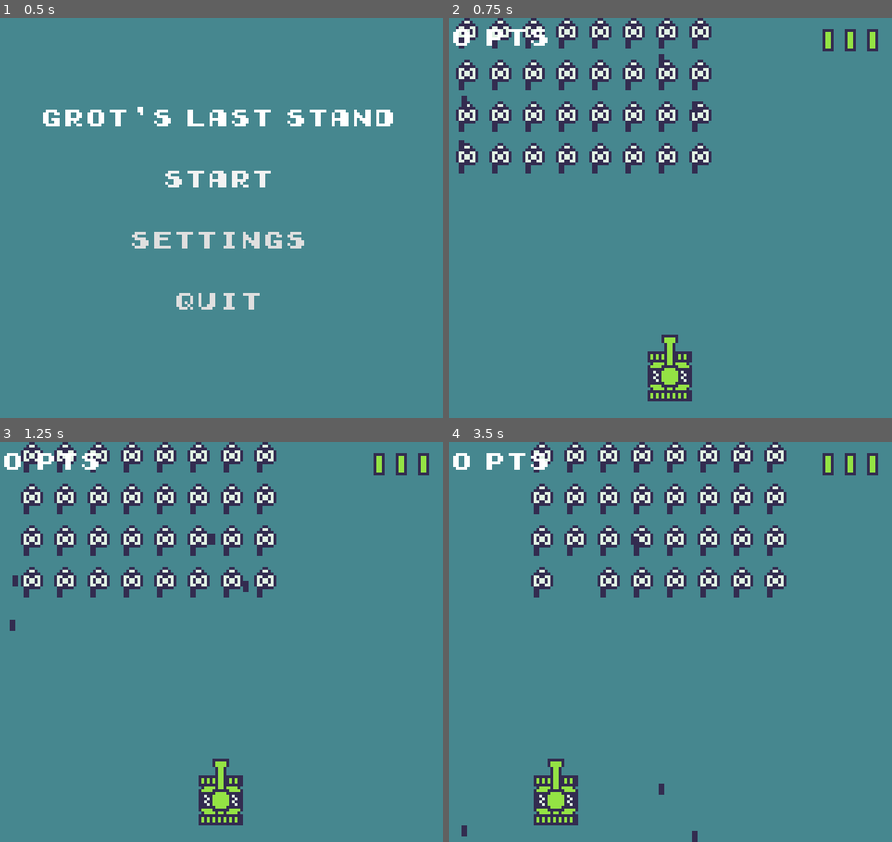
Above: before the commit, frames 1-4 (two rows, left to right).
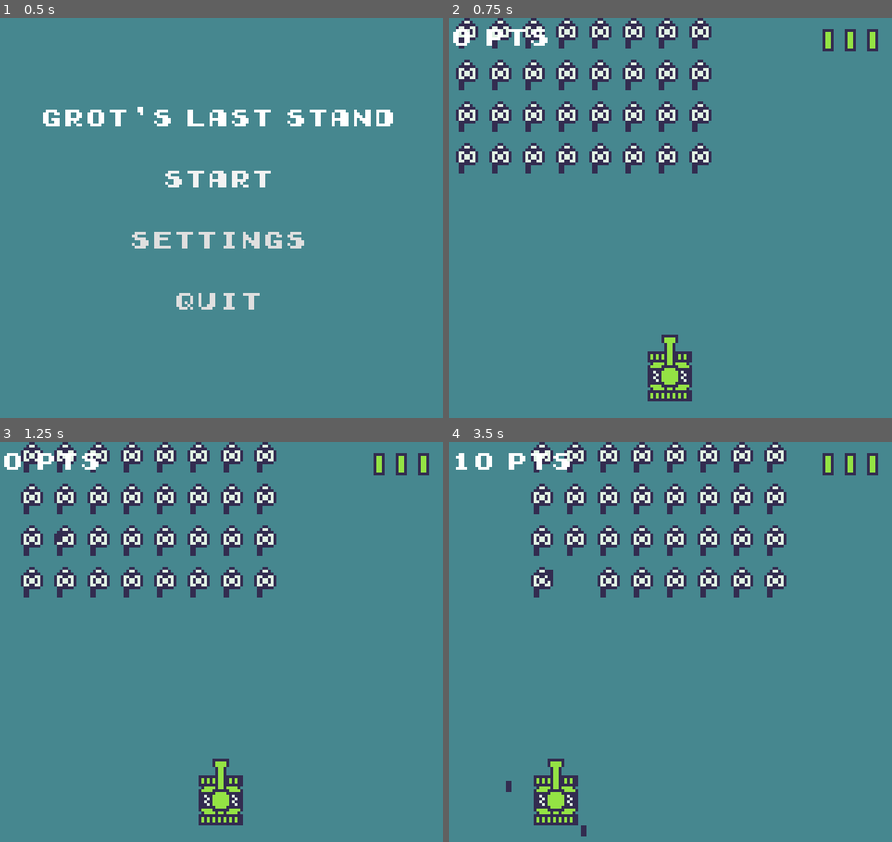
Above: after the commit, the same moments.

Repository: NoFoxTuGiv/grots-last-stand
Game: Godot game, scene res://scenes/ui/main_menu.tscn
The game is run twice, just before and just after one commit, with the same random seed, the same clock (stepped at 60 frames per second) and the same inputs.
Inputs:
- Up to frame 1 (0.5 s): no input
- Up to frame 2 (0.75 s): click "Start" at 0.5 s
- Up to frame 3 (1.25 s): no input
- Up to frame 4 (3.5 s): hold A (move_l) 1.28-2.03 s; tap D (move_r) at 2.1 s; tap Space (shoot) at 2.85 s

Frame 1 is identical in both runs. In frame 2, 0.1% of the frame differs, in the area x 2-57%, y 9-33%; in frame 3, 0.2%; in frame 4, 0.7%, in the area x 0-57%, y 2-100%.

Commit message:
Added Score Improved shooting

Diff:
--- a/project.godot
+++ b/project.godot
@@ -40,23 +40,35 @@
 "deadzone": 0.5,
 "events": [Object(InputEventKey,"resource_local_to_scene":false,"resource_name":"","device":-1,"window_id":0,"alt_press …(191 unchanged characters)…
 , Object(InputEventKey,"resource_local_to_scene":false,"resource_name":"","device":-1,"window_id":0,"alt_pressed":false …(186 unchanged characters)…
+, Object(InputEventJoypadMotion,"resource_local_to_scene":false,"resource_name":"","device":-1,"axis":0,"axis_value":-1.0,"script":null)
+, Object(InputEventJoypadButton,"resource_local_to_scene":false,"resource_name":"","device":-1,"button_index":13,"pressure":0.0,"pressed":true,"script":null)
 ]
 }
 move_r={
 "deadzone": 0.5,
 "events": [Object(InputEventKey,"resource_local_to_scene":false,"resource_name":"","device":-1,"window_id":0,"alt_press …(192 unchanged characters)…
 , Object(InputEventKey,"resource_local_to_scene":false,"resource_name":"","device":-1,"window_id":0,"alt_pressed":false …(186 unchanged characters)…
+, Object(InputEventJoypadButton,"resource_local_to_scene":false,"resource_name":"","device":-1,"button_index":14,"pressure":0.0,"pressed":true,"script":null)
+, Object(InputEventJoypadMotion,"resource_local_to_scene":false,"resource_name":"","device":-1,"axis":0,"axis_value":1.0,"script":null)
 ]
 }
 shoot={
 "deadzone": 0.5,
 "events": [Object(InputEventKey,"resource_local_to_scene":false,"resource_name":"","device":-1,"window_id":0,"alt_press …(191 unchanged characters)…
 , Object(InputEventKey,"resource_local_to_scene":false,"resource_name":"","device":-1,"window_id":0,"alt_pressed":false …(186 unchanged characters)…
+, Object(InputEventJoypadButton,"resource_local_to_scene":false,"resource_name":"","device":-1,"button_index":0,"pressure":0.0,"pressed":true,"script":null)
+, Object(InputEventJoypadButton,"resource_local_to_scene":false,"resource_name":"","device":-1,"button_index":1,"pressure":0.0,"pressed":true,"script":null)
+, Object(InputEventJoypadButton,"resource_local_to_scene":false,"resource_name":"","device":-1,"button_index":3,"pressure":0.0,"pressed":true,"script":null)
+, Object(InputEventJoypadButton,"resource_local_to_scene":false,"resource_name":"","device":-1,"button_index":2,"pressure":0.0,"pressed":true,"script":null)
+, Object(InputEventJoypadMotion,"resource_local_to_scene":false,"resource_name":"","device":-1,"axis":5,"axis_value":1.0,"script":null)
+, Object(InputEventJoypadButton,"resource_local_to_scene":false,"resource_name":"","device":-1,"button_index":10,"pressure":0.0,"pressed":true,"script":null)
 ]
 }
 pause={
 "deadzone": 0.5,
 "events": [Object(InputEventKey,"resource_local_to_scene":false,"resource_name":"","device":-1,"window_id":0,"alt_press …(195 unchanged characters)…
+, Object(InputEventJoypadButton,"resource_local_to_scene":false,"resource_name":"","device":-1,"button_index":6,"pressure":0.0,"pressed":true,"script":null)
+, Object(InputEventJoypadButton,"resource_local_to_scene":false,"resource_name":"","device":-1,"button_index":4,"pressure":0.0,"pressed":true,"script":null)
 ]
 }
 
--- a/scenes/game.tscn
+++ b/scenes/game.tscn
@@ -6,6 +6,8 @@
 [ext_resource type="Texture2D" uid="uid://cygj6j8i4j3ys" path="res://assets/sprites/Grot.png" id="2_31k3w"]
 [ext_resource type="Texture2D" uid="uid://2mdkl6w6job4" path="res://assets/ui/health.png" id="3_p57ef"]
 [ext_resource type="Script" uid="uid://bbyp7y107rufj" path="res://scripts/ui/pause_menu.gd" id="4_7d4y8"]
+[ext_resource type="Script" uid="uid://dvbr6spuvu0p5" path="res://scripts/ui/score.gd" id="5_gee14"]
+[ext_resource type="Script" uid="uid://b7chk6rgfw6mp" path="res://scripts/ui/healthbar.gd" id="6_0tnpc"]
 [ext_resource type="Script" uid="uid://m5hr17x0ot86" path="res://scripts/ui/game_over.gd" id="8_gee14"]
 
 [sub_resource type="RectangleShape2D" id="RectangleShape2D_dlplv"]
@@ -61,6 +63,7 @@
 [node name="PauseMenu" type="Control" parent="."]
 process_mode = 3
 visible = false
+z_index = 1000
 layout_mode = 3
 anchors_preset = 15
 anchor_right = 1.0
@@ -99,6 +102,7 @@
 [node name="GameOver" type="Control" parent="."]
 process_mode = 3
 visible = false
+z_index = 1000
 layout_mode = 3
 anchors_preset = 15
 anchor_right = 1.0
@@ -145,10 +149,12 @@
 offset_bottom = -60.0
 theme = ExtResource("1_ayf0x")
 text = "0 pts"
+script = ExtResource("5_gee14")
 
 [node name="Healthbar" type="Node2D" parent="Camera"]
 z_index = 999
 position = Vector2(65, -64)
+script = ExtResource("6_0tnpc")
 
 [node name="Health0" type="Sprite2D" parent="Camera/Healthbar"]
 position = Vector2(8, 0)
@@ -186,3 +192,4 @@
 [connection signal="pressed" from="GameOver/CenterContainer/VBoxContainer/Restart" to="GameOver" method="_on_restart_pressed"]
 [connection signal="pressed" from="GameOver/CenterContainer/VBoxContainer/Main Menu" to="GameOver" method="_on_main_menu_pressed"]
 [connection signal="beaky_killed" from="Grot" to="." method="_on_beaky_killed"]
+[connection signal="beaky_killed" from="Grot" to="Camera/Points" method="_on_beaky_killed"]
--- a/scripts/game.gd
+++ b/scripts/game.gd
@@ -9,12 +9,14 @@
 const ROWS: int = 4
 const INIT_MOVE_SPEED: float = 10.0
 const CLEAR_INCREMENT: float = 10.0
+const INIT_SHOT_CD: float = 1.2
 var kills: int = 0
 @export var clears: int = 0
 var direction: int = 1 # 1 for right, -1 for left
 var drop_distance: int = 10
-var score = 0
-@export var edge_margin = 5
+var score: int = 0
+@export var shot_cd: float = INIT_SHOT_CD
+@export var edge_margin: int = 5
 
 var reverse_cooldown: float = 0.5
 var last_reverse_time: float = 0.0
@@ -40,8 +42,11 @@
 		beaky.move(move_speed)
 
 	for beaky in beakies:
-		if live_shots.size() < (4 + clears):
-			if (randi() % 40) < 2:
+		shot_cd -= delta
+		#if live_shots.size() < min(min(4 + clears, 10), beakies.size()):
+		if live_shots.size() < (min(4 + clears, 10)):
+			if (randi() % (2000 / (kills+1))) < 2 and shot_cd < 0:
+				shot_cd = INIT_SHOT_CD
 				beaky.shoot()
 				break
 
@@ -59,7 +64,6 @@
 
 func _on_beaky_killed() -> void:
 	kills += 1
-	score += 1
 
 func _game_over():
 	game_over_menu.show()
--- a/scripts/ui/game_over.gd
+++ b/scripts/ui/game_over.gd
@@ -1,9 +1,4 @@
 extends Control
-
-func _game_over() -> void:
-	print("Game over signal received")
-	self.show()
-	get_tree().paused = true
 
 func _on_restart_pressed() -> void:
 	self.hide()
--- /dev/null
+++ b/scripts/ui/healthbar.gd
@@ -0,0 +1,11 @@
+extends Node
+
+
+# Called when the node enters the scene tree for the first time.
+func _ready() -> void:
+	pass # Replace with function body.
+
+
+# Called every frame. 'delta' is the elapsed time since the previous frame.
+func _process(delta: float) -> void:
+	pass
--- /dev/null
+++ b/scripts/ui/score.gd
@@ -0,0 +1,7 @@
+extends Node
+
+var score: int = 0
+
+func _on_beaky_killed() -> void:
+	score += 10
+	self.text = str(score) + " PTS"
Not shown: 1 places in scenes/game.tscn that only renumber resources
Not shown, added: scripts/ui/healthbar.gd.uid
Not shown, added: scripts/ui/score.gd.uid
